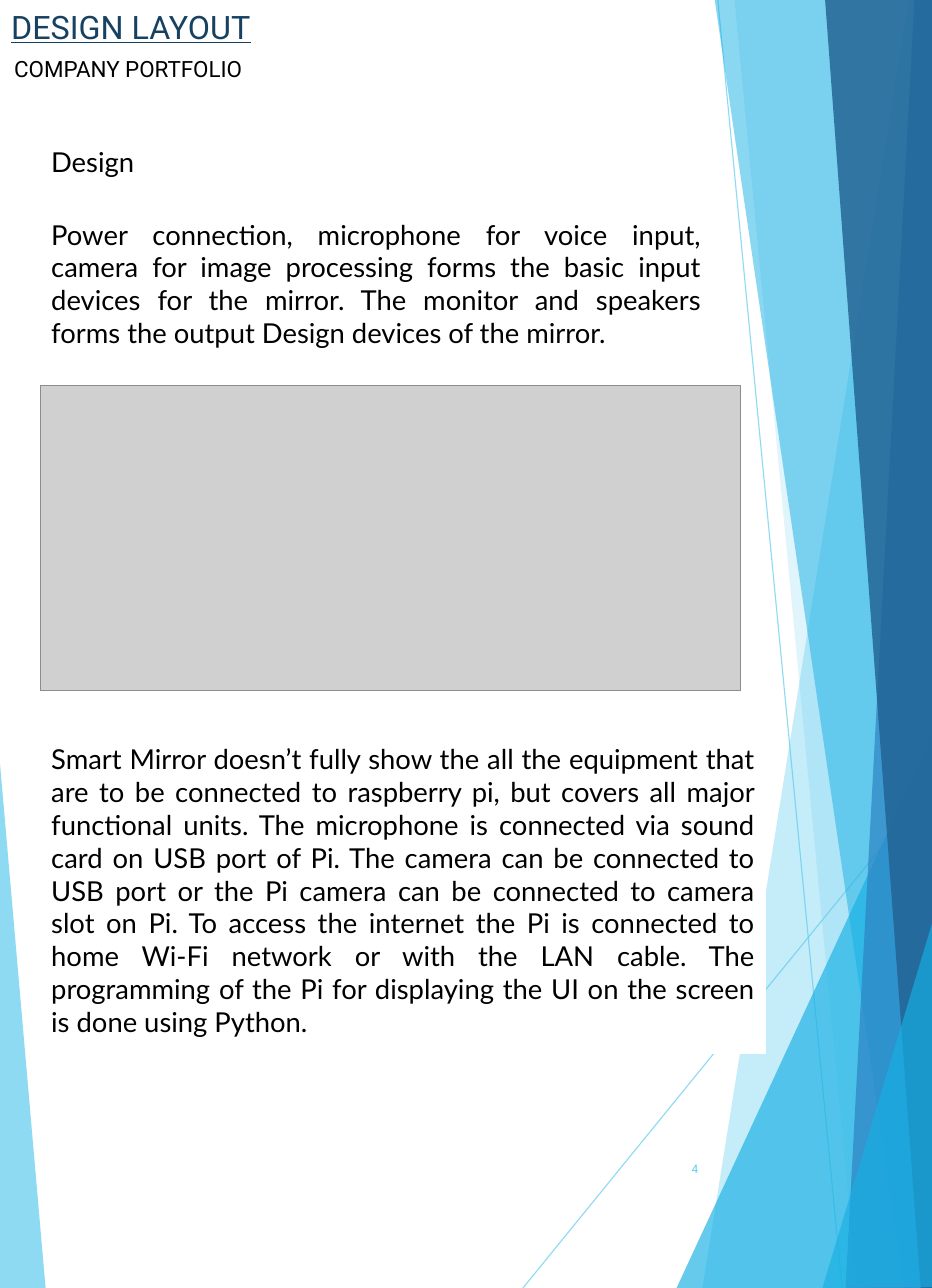
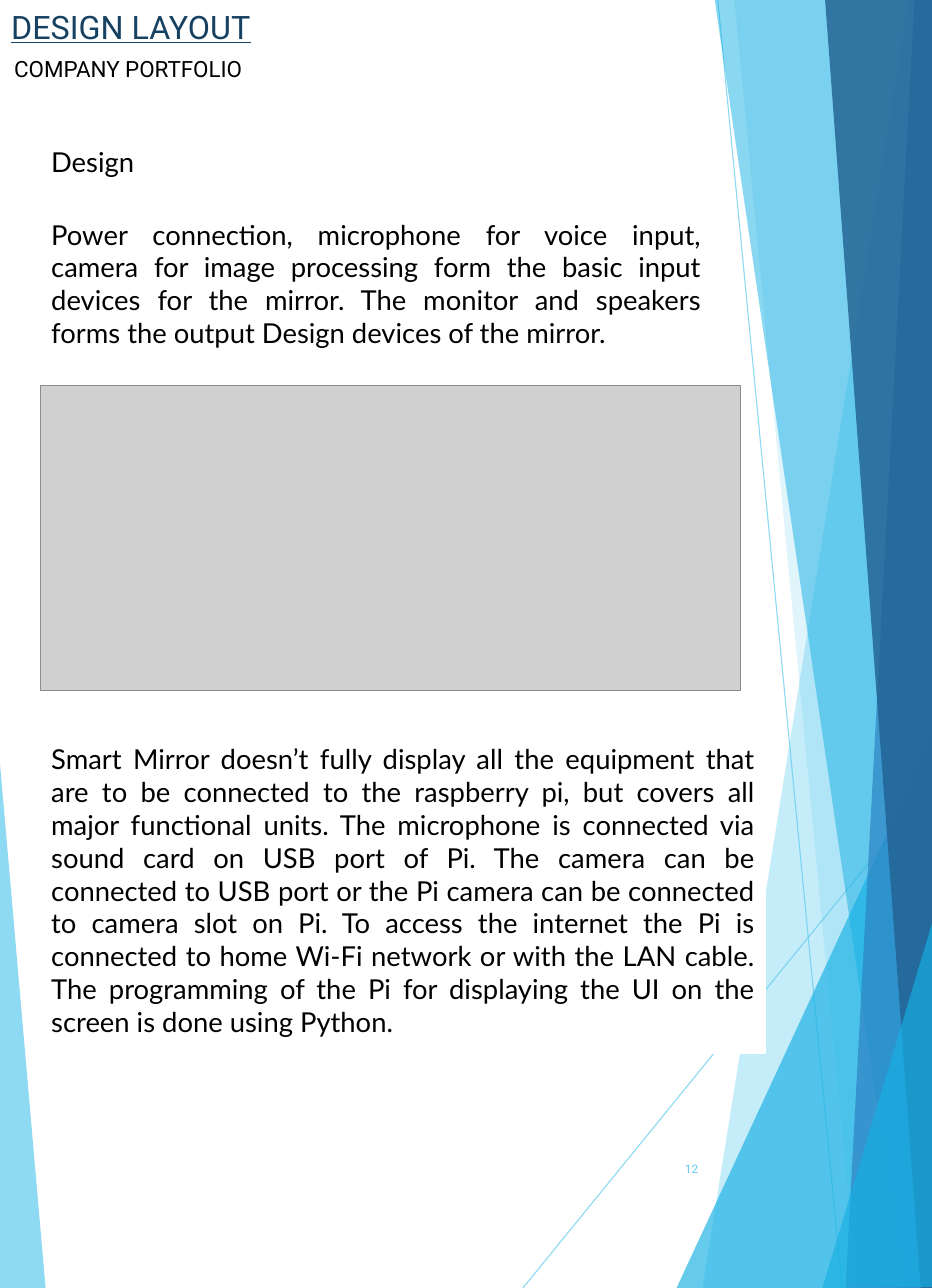
Before and after one commit to itsharsh/SmartMirror-RaspberryPi, a slide deck: slide 12 of Smart Mirror Manual.pptx (slide 4 before the commit). Drawn at 932x1288 pixels with LibreOffice and Linux fonts; fonts in the diff are those of the drawing; grey boxes stand for pictures. Boxes give left, top, right and bottom in pixels: in the first picture for what was removed or moved away, otherwise in the second. Text is boxed around its words. In the diff, an @@ line names an element or a change of style, - is before the commit and + after.

```diff
--- a/Smart Mirror Manual.pptx
+++ b/Smart Mirror Manual.pptx
@@ text at (51,224,701,348): text changed @@
-Power connection, microphone for voice input, camera for image processing forms the basic input devices for the mirror. The monitor and speakers forms the output Design devices of the mirror.
+Power connection, microphone for voice input, camera for image processing form the basic input devices for the mirror. The monitor and speakers forms the output Design devices of the mirror.
@@ text at (51,748,755,1037): text changed @@
-Smart Mirror doesn’t fully show the all the equipment that are to be connected to raspberry pi, but covers all major functional units. The microphone is connected via sound card on USB port of Pi. The camera can be connected to USB port or the Pi camera can be connected to camera slot on Pi. To access the internet the Pi is connected to home Wi-Fi network or with the LAN cable. The programming of the Pi for displaying the UI on the screen is done using Python.
+Smart Mirror doesn’t fully display all the equipment that are to be connected to the raspberry pi, but covers all major functional units. The microphone is connected via sound card on USB port of Pi. The camera can be connected to USB port or the Pi camera can be connected to camera slot on Pi. To access the internet the Pi is connected to home Wi-Fi network or with the LAN cable. The programming of the Pi for displaying the UI on the screen is done using Python.
@@ page number at (685,1164,698,1173): text changed @@
-4
+12
```
Also in this commit, not shown: 7 other slides changed, 8 slides added, 2 slides removed.
